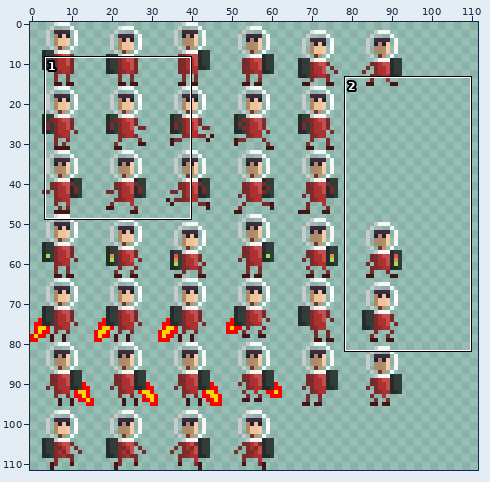
Edited in one commit: sprite sheet (assets/astronaut/astronaut.png). Above, an overview of the earlier version with the close-up marked.
Close-up. Before the commit:
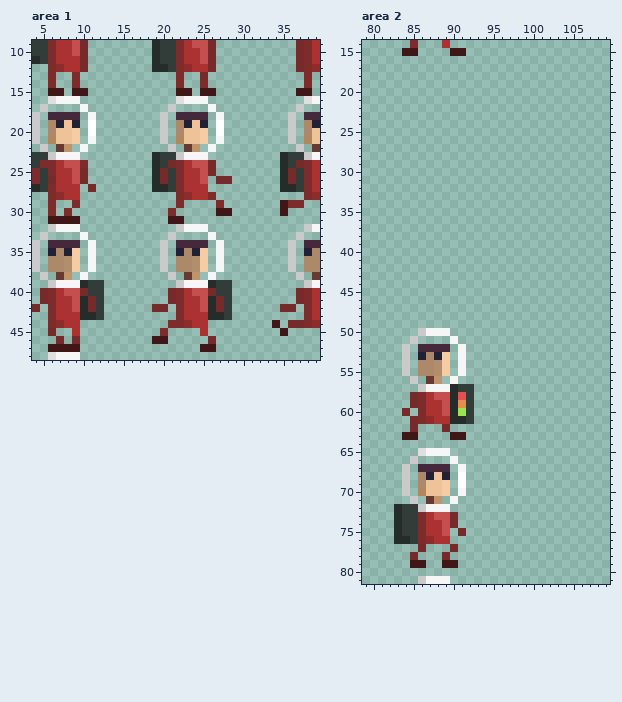
The file is 112x112 pixels. Colours within 5 levels of each other are drawn and written as one. Shown: area 1: x 4..39, y 9..48; area 2: x 79..109, y 14..81. The commit also changed other parts of the picture, which this record leaves out.
Now the later version:
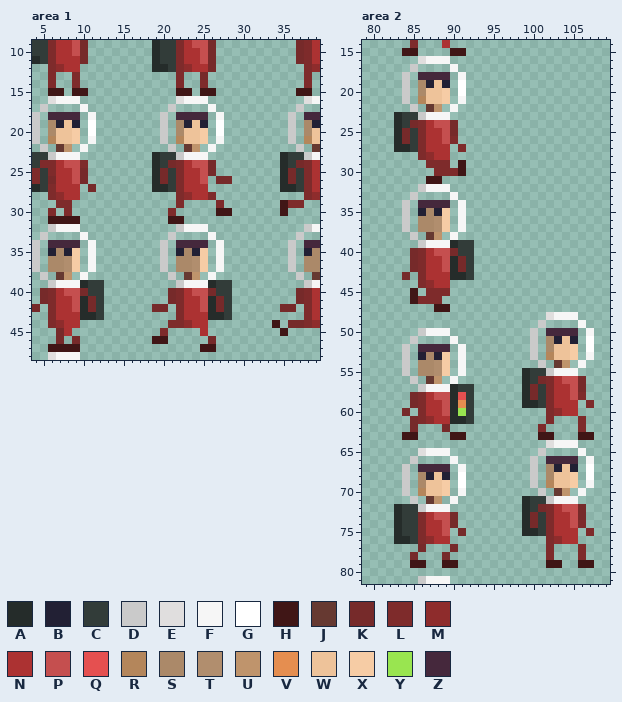
Palette (. is transparent): A #252c2a  B #222034  C #323c39  D #cacaca  E #e0dede  F #f6f6f6  G #ffffff  H #401616  J #663931  K #762a2a  L #7e2b2b  M #8e2c2c  N #ac3232  P #c54f4f  Q #e55050  R #b4865b  S #ab8969  T #b18e6e  U #bf946c  V #e58e50  W #eec39a  X #f6cca5  Y #99e550  Z #45283c
Difference:
Area 1:
y 12: x 10 K -> .; x 37 K -> .
y 29: x 6..9 L..L -> .LL.
y 45: x 6..9 K..N -> .KN.
Area 2:
y 16: x 86..89 .... -> EFFF
y 17: x 85 . -> D; x 90 . -> F
y 18: x 84 . -> D; x 86..89 .... -> ZZZZ; x 91 . -> F
y 19: x 84 . -> D; x 86..89 .... -> SBWB; x 91 . -> G
y 20: x 84 . -> D; x 86..89 .... -> SWWX; x 91 . -> G
y 21: x 84 . -> D; x 86..89 .... -> RWWX; x 91 . -> F
y 22: x 85 . -> D; x 87..88 .. -> JU; x 90 . -> F
y 23: x 83..89 ....... -> ACCDFFF
y 24: x 83..90 ........ -> ACKLNPPK
y 25: x 83..90 ........ -> AKCLNNPK
y 26: x 83..90 ........ -> AKCLNNPL
y 27: x 83..89 ....... -> AACLNNN; x 91 . -> L
y 28: x 86..89 .... -> LMNN
y 29: x 87..89 ... -> LLL; x 91 . -> H
y 30: x 88..91 .... -> LLLH
y 31: x 87..88 .. -> HH
y 32: x 86..89 .... -> DFFF
y 33: x 85 . -> D; x 90 . -> F
y 34: x 84 . -> D; x 86..89 .... -> ZZZZ; x 91 . -> F
y 35: x 84 . -> D; x 86..89 .... -> BSBX; x 91 . -> F
y 36..37: x 84 . -> D; x 86..89 .... -> SSTX; x 91 . -> F
y 38: x 85 . -> D; x 87..88 .. -> JU; x 90 . -> F
y 39: x 86..92 ....... -> DFFFACC
y 40: x 85..92 ........ -> KLNPPKCC
y 41..42: x 85..92 ........ -> KLNNPAKC
y 43: x 84 . -> K; x 86..92 ....... -> LNNNAAC
y 44: x 86..89 .... -> LMNN
y 45: x 85 . -> H; x 87..89 ... -> LLL
y 46: x 85..88 .... -> HLLL
y 47: x 88..89 .. -> HH
y 48: x 102..105 .... -> EFFF
y 49: x 101 . -> D; x 106 . -> F
y 50: x 100 . -> D; x 102..105 .... -> ZZZZ; x 107 . -> F
y 51: x 100 . -> D; x 102..105 .... -> SBWB; x 107 . -> G
y 52: x 100 . -> D; x 102..105 .... -> SWWX; x 107 . -> G
y 53: x 100 . -> D; x 102..105 .... -> RWWX; x 107 . -> F
y 54: x 101 . -> D; x 103..104 .. -> JU; x 106 . -> F
y 55: x 99..105 ....... -> ACCDFFF
y 56: x 99..106 ........ -> ACKLNPPK
y 57: x 99..106 ........ -> AKCLNNPK
y 58: x 99..106 ........ -> AKCLNNPL
y 59: x 99..105 ....... -> AACLNNN; x 107 . -> L
y 60: x 102..105 .... -> LMNN
y 61: x 102 . -> L; x 106 . -> L
y 62: x 101 . -> L; x 106 . -> L
y 63: x 101..102 .. -> HH; x 106..107 .. -> HH
y 64: x 102..105 .... -> EFFF
y 65: x 101 . -> D; x 106 . -> F
y 66: x 100 . -> D; x 102..105 .... -> ZZZZ; x 107 . -> F
y 67: x 100 . -> D; x 102..105 .... -> SBWB; x 107 . -> G
y 68: x 100 . -> D; x 102..105 .... -> SWWX; x 107 . -> G
y 69: x 100 . -> D; x 102..105 .... -> RWWX; x 107 . -> F
y 70: x 101 . -> D; x 103..104 .. -> JU; x 106 . -> F
y 71: x 99..105 ....... -> ACCDFFF
y 72: x 99..106 ........ -> ACKLNPPK
y 73: x 99..106 ........ -> AKCLNNPK
y 74: x 99..106 ........ -> AKCLNNPL
y 75: x 99..105 ....... -> AACLNNN; x 107 . -> L
y 76: x 102..105 .... -> LMNN
y 77..78: x 102 . -> L; x 106 . -> L
y 79: x 102..103 .. -> HH; x 106..107 .. -> HH
Changed places in both close-ups, as pixel boxes (x1, y1, x2, y2):
erased: (80, 64, 88, 72)
erased: (296, 64, 304, 72)
changed: (48, 200, 80, 208)
changed: (48, 328, 80, 336)
added: (394, 56, 474, 312)
added: (522, 312, 594, 568)
